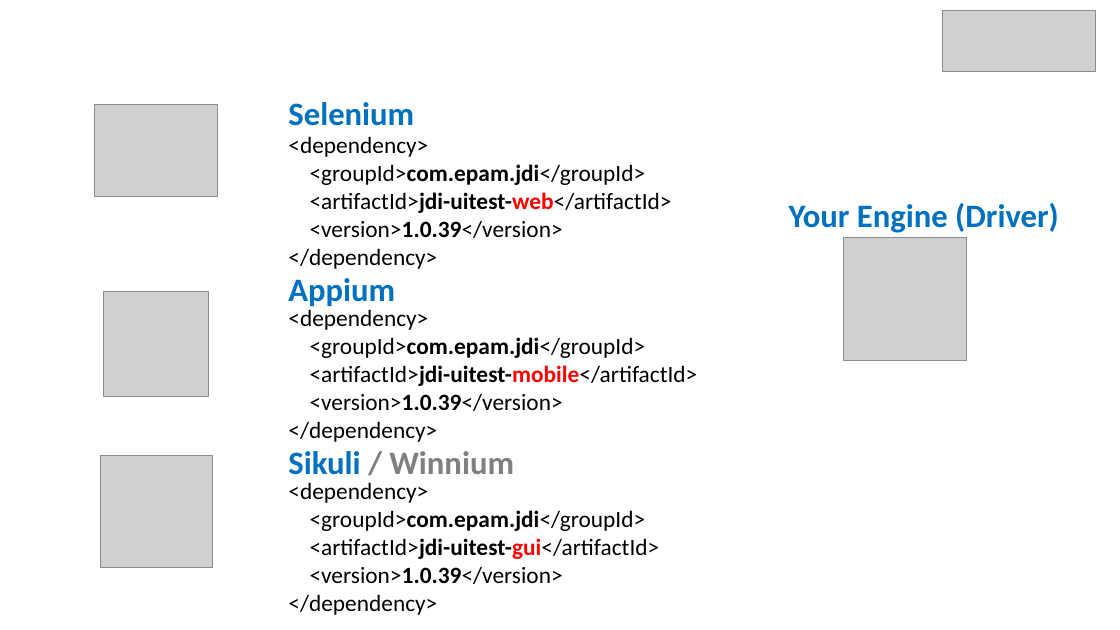
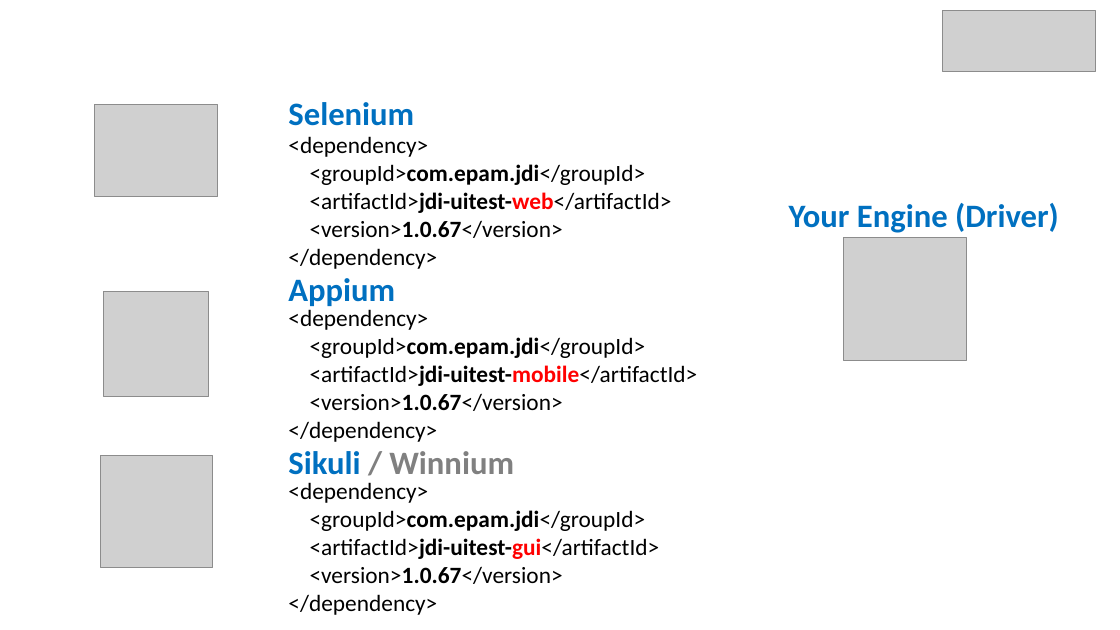
Before and after one commit to epam/JDI, a slide deck: slide 5 of 9 JDI For any UI.pptx. Drawn at 1120x630 pixels with LibreOffice and Linux fonts; fonts in the diff are those of the drawing; grey boxes stand for pictures; background and template pictures are left out. Boxes give left, top, right and bottom in pixels: in the first picture for what was removed or moved away, otherwise in the second. Text is boxed around its words. In the diff, an @@ line names an element or a change of style, - is before the commit and + after.

Commit message:
add presentations

```diff
--- a/9 JDI For any UI.pptx
+++ b/9 JDI For any UI.pptx
@@ text at [310, 220, 563, 238]: text changed @@
-<version>1.0.39</version>
+<version>1.0.67</version>
@@ text at [310, 393, 563, 411]: text changed @@
-<version>1.0.39</version>
+<version>1.0.67</version>
@@ text at [310, 566, 563, 584]: text changed @@
-<version>1.0.39</version>
+<version>1.0.67</version>
```
Also in this commit, not shown: 1 other file.
